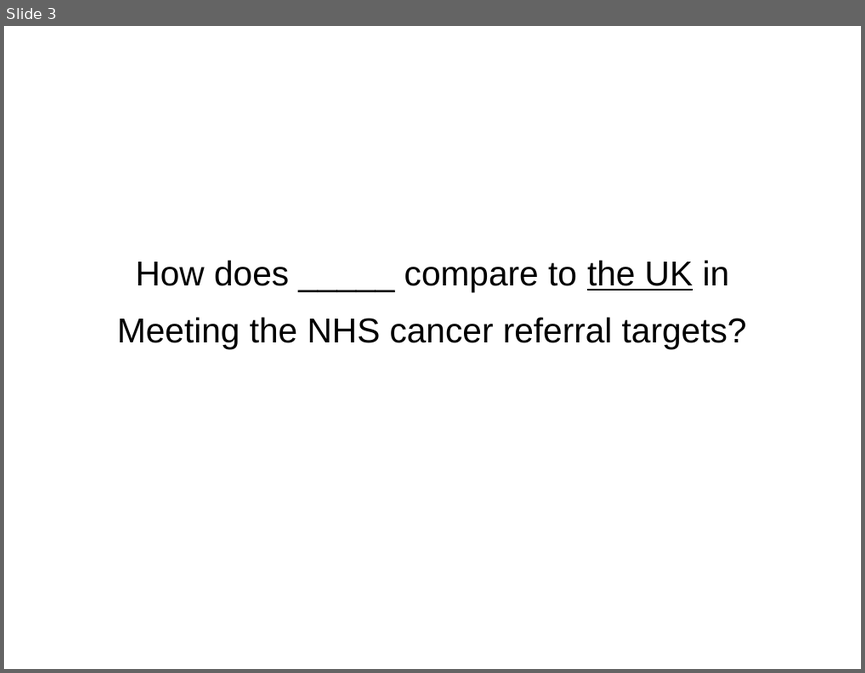
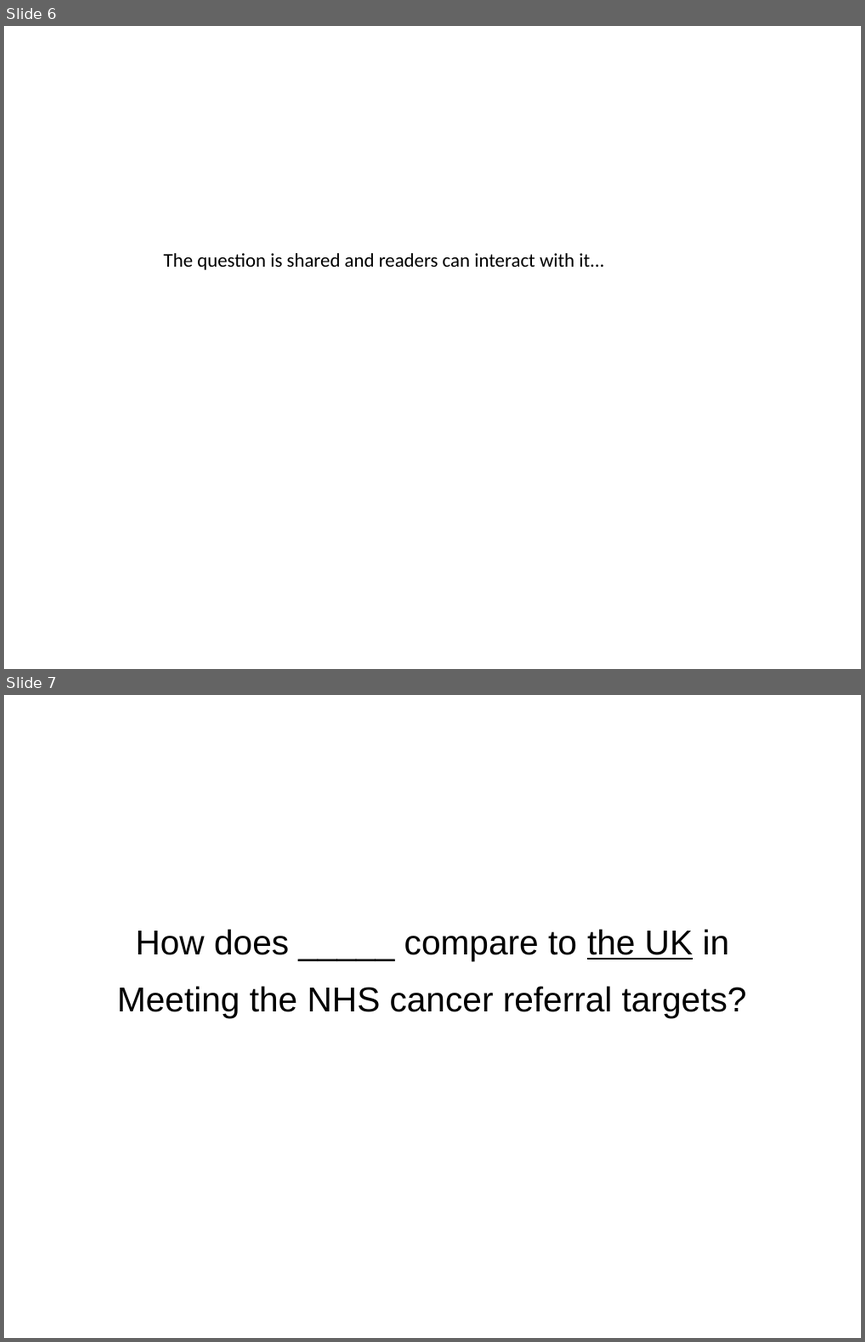
Before and after one commit to PabloLeon/model-driven-journalism, a slide deck: documents/storyboard.pptx. Shown one above the other, each under a label of ours: slide 3 before the commit, slides 6 and 7 after it. The pictures are 865x673 and 865x1342 pixels, drawn with LibreOffice and Linux fonts; fonts in the diff are those of the drawing. Boxes give left, top, right and bottom in pixels: in the first picture for what was removed or moved away, otherwise in the second. Text is boxed around its words. In the diff, an @@ line names an element or a change of style, - is before the commit and + after.

```diff
--- a/documents/storyboard.pptx
+++ b/documents/storyboard.pptx
@@ slide 6 added at [4, 26, 861, 669], background #FFFFFF @@
@@ text added at [164, 253, 604, 270], 18 pt, text #000000 @@
+The question is shared and readers can interact with it...
@@ what was slide 3 is now slide 7 @@
```
Also in this commit, not shown: 8 slides changed, 8 other slides added, 1 slide removed, 1 other file.
